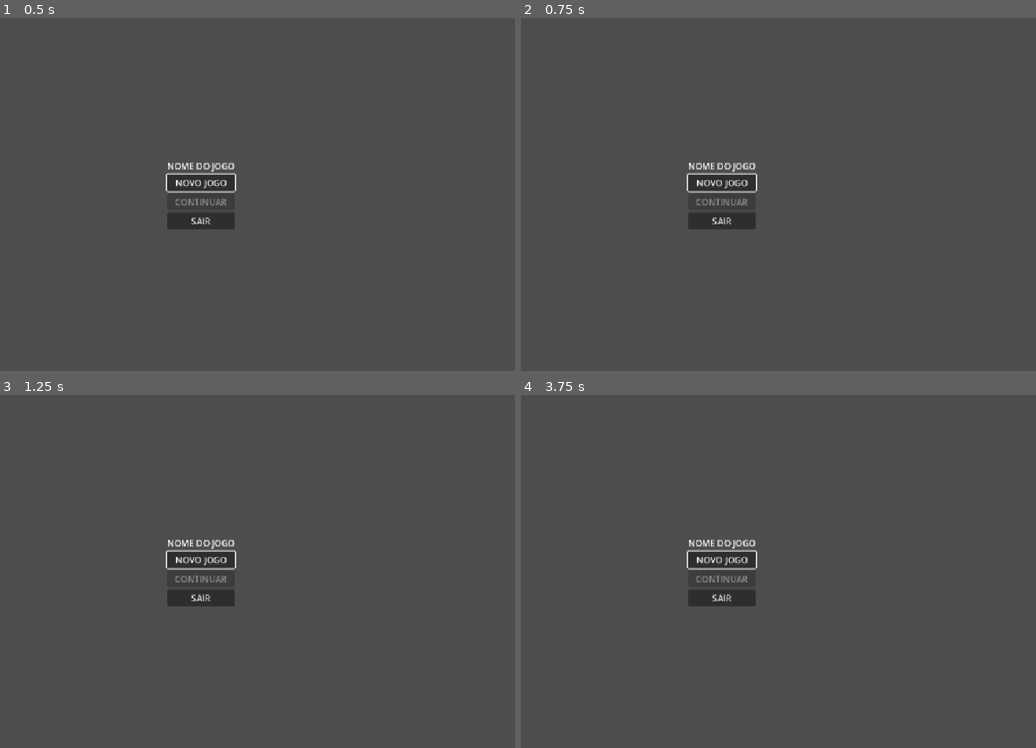
Above: before the commit, frames 1-4 (two rows, left to right).
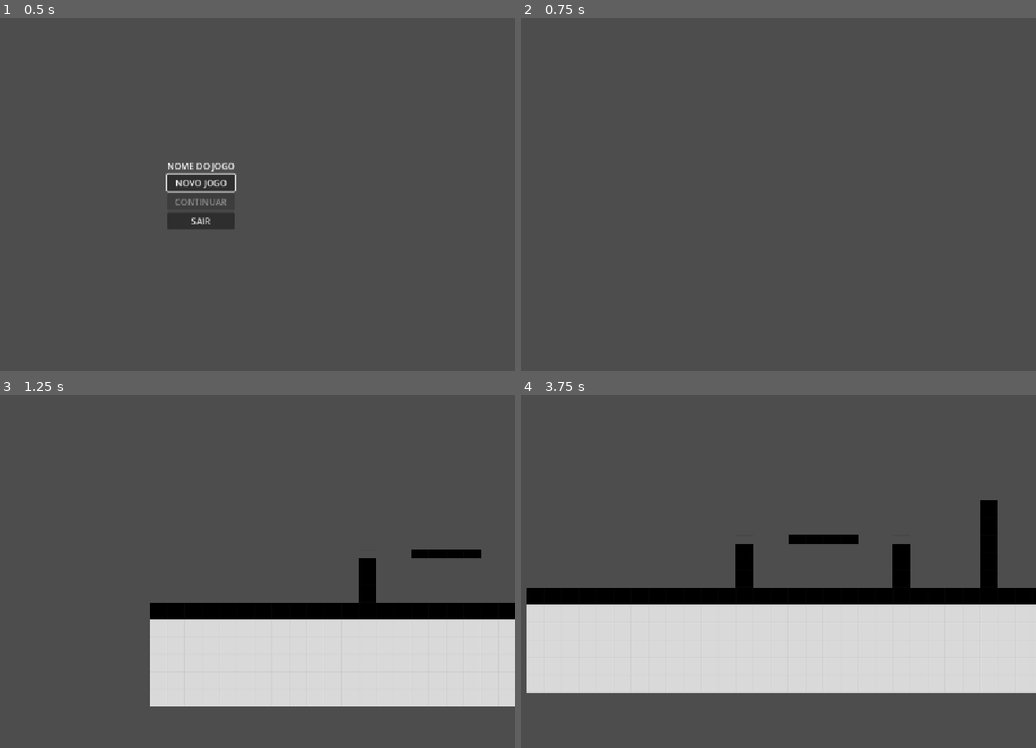
Above: after the commit, the same moments.

Repository: IvensArj/jogo-infor
Game: Godot game, scene res://systems/main_menu.tscn
The game is run twice, just before and just after one commit, with the same random seed, the same clock (stepped at 60 frames per second) and the same inputs.
Inputs (mouse positions are in pixels of both pictures, inside the frame that each line leads up to):
- Up to frame 1 (0.5 s): no input
- Up to frame 2 (0.75 s): click "NOVO JOGO" at 0.5 s
- Up to frame 3 (1.25 s): no input
- Up to frame 4 (3.75 s): click (721, 560) at 1.25 s, where only the run before the commit has a clickable "NOVO JOGO"; hold S (crouch) 2.03-2.78 s; hold D (move_right) 2.03-3.53 s; tap Space (jump) at 2.27, 3.02 s; tap Shift (dash) at 2.85 s; hold A (move_left) from 3.53 s (still down); hold E (interact) from 3.53 s (still down)

Frame 1 is identical in both runs. In frame 2, 1.5% of the frame differs, in the area x 32-46%, y 40-60%; in frame 3, 23%; in frame 4, 32%, in the area x 1-100%, y 29-85%.

Commit message:
fix: corrige carregamento de cenas referenciadas por UID

Diff:
--- a/systems/save_manager.gd
+++ b/systems/save_manager.gd
@@ -185,10 +185,32 @@
 	return _request_transition(data, true)
 
 
+
 func new_game(first_level_path: String) -> bool:
 	if _loading or _saving:
 		return false
-	return _request_transition({"scene": first_level_path, "world": {}}, false)
+
+	var scene_path := first_level_path
+
+	# Converte UID da Godot para caminho res://.
+	if scene_path.begins_with("uid://"):
+		var resource_id := ResourceUID.text_to_id(scene_path)
+
+		if not ResourceUID.has_id(resource_id):
+			push_error("[SAVE] UID da fase inicial não encontrado.")
+			return false
+
+		scene_path = ResourceUID.get_id_path(resource_id)
+
+	if not ResourceLoader.exists(scene_path, "PackedScene"):
+		push_error("[SAVE] Fase inicial não encontrada: " + scene_path)
+		return false
+
+	return _request_transition(
+		{"scene": scene_path, "world": {}},
+		false
+	)
+
 
 
 func _instantiate_scene(path: String) -> Node:
